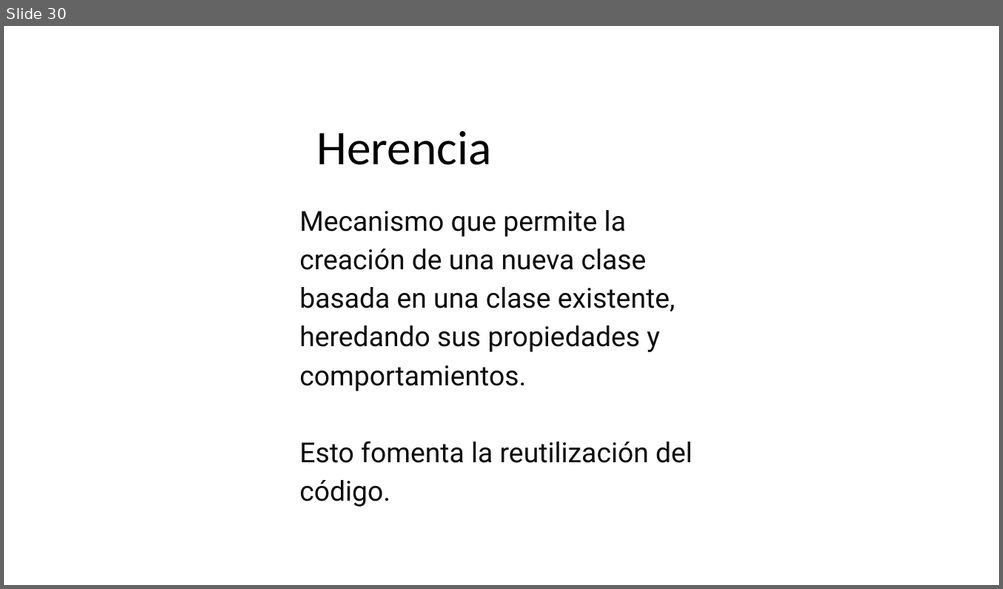
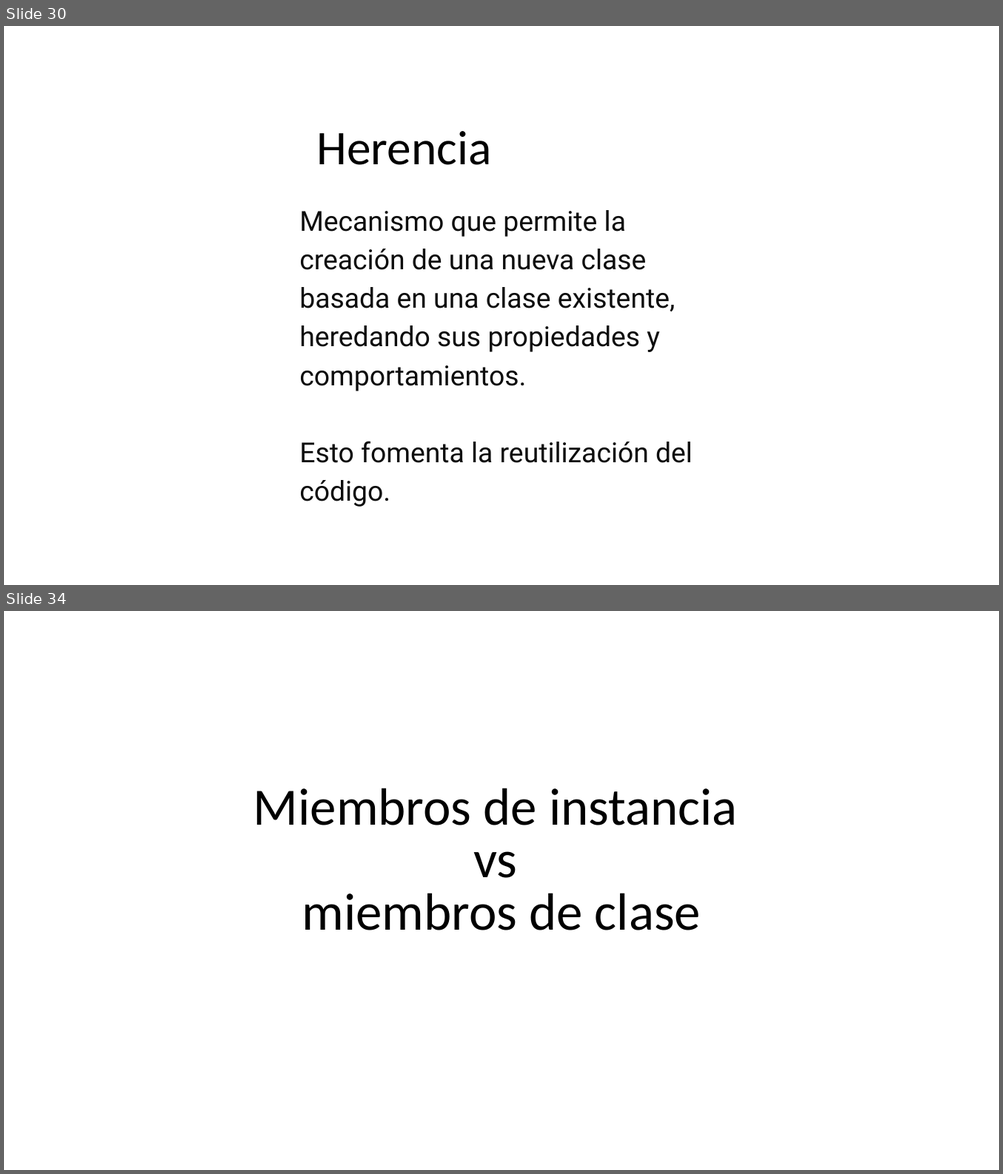
Before and after one commit to JuanRos1984/PresentacionAPP_POO, a slide deck: Presentacion POO APP.pptx. Shown one above the other, each under a label of ours: slide 30 before the commit, slides 30 and 34 after it; the slides between them are not shown. The pictures are 1003x589 and 1003x1174 pixels, drawn with LibreOffice and Linux fonts; fonts in the diff are those of the drawing. Boxes give left, top, right and bottom in pixels: in the first picture for what was removed or moved away, otherwise in the second. Text is boxed around its words. In the diff, an @@ line names an element or a change of style, - is before the commit and + after.

```diff
--- a/Presentacion POO APP.pptx
+++ b/Presentacion POO APP.pptx
@@ slide 34 added at (4, 611, 999, 1170), background #FFFFFF @@
@@ text added at (253, 788, 737, 931), 76 pt, text #000000 @@
+Miembros de instancia
+vs
+miembros de clase
```
Also in this commit, not shown: 1 slide changed, 8 other slides added, 14 slides removed, 28 other files.
